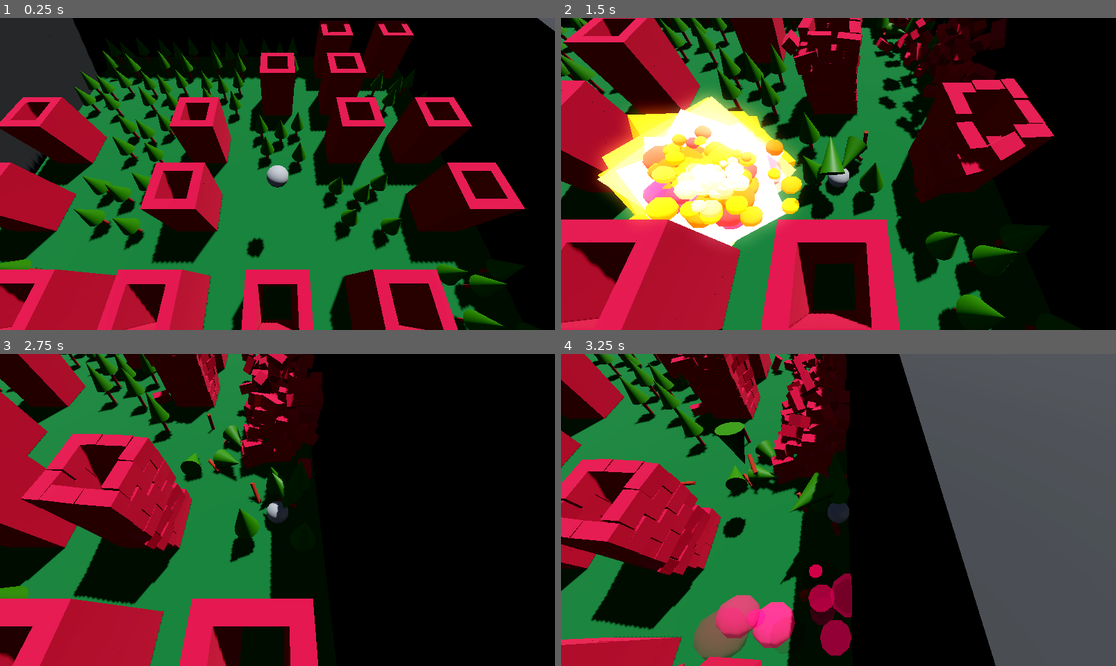
Above: before the commit, frames 1-4 (two rows, left to right).
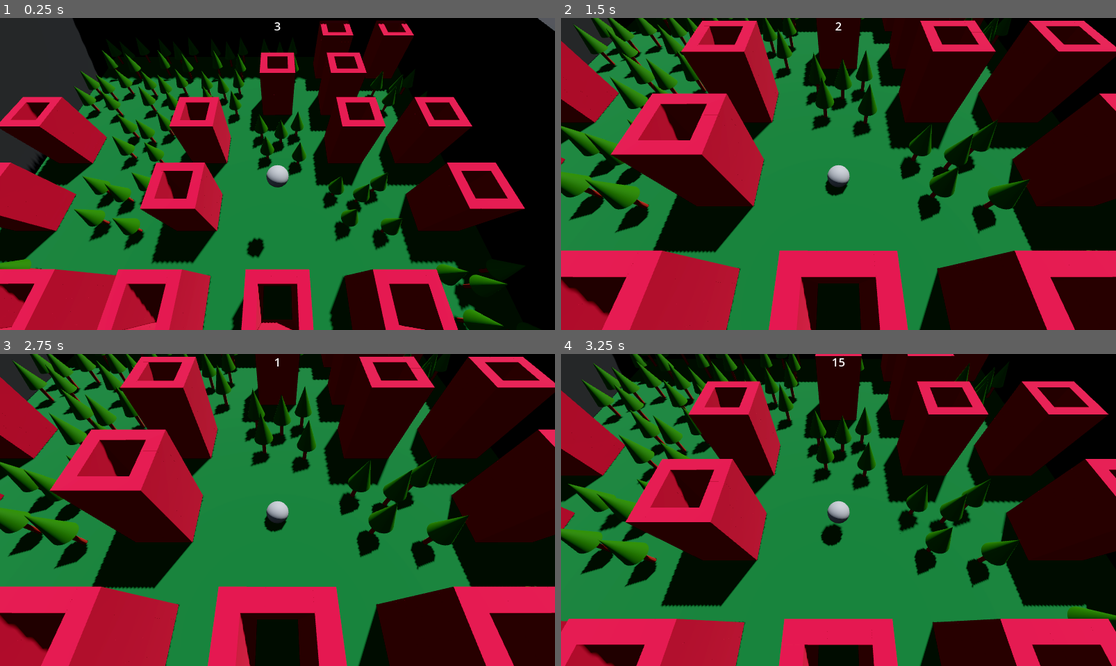
Above: after the commit, the same moments.

Repository: arocull/EnvisionJam2023
Game: Godot game, scene res://map/city.tscn
Two runs of this game, one before a commit and one after it. Both use one fixed random seed, a clock stepped at 60 frames per second and the inputs below. A sky picture missing from this copy of the repository is replaced by a grey-blue gradient.
Inputs (mouse positions are in pixels of both pictures, inside the frame that each line leads up to):
- Up to frame 1 (0.25 s): no input
- Up to frame 2 (1.5 s): move the mouse to (960, 158) at 0.52 s; press the mouse at (960, 158) at 0.53 s; hold D (move_right) 0.53-1.28 s; tap Space (move_jump) at 0.77 s; move the mouse to (727, 189) at 1.27 s; release the mouse at (727, 189) at 1.28 s; hold S (move_back) from 1.28 s (still down); click (727, 189) at 1.35 s
- Up to frame 3 (2.75 s): tap Space (move_jump) at 1.52 s; move the mouse to (333, 441) at 2.02 s; release S (move_back) at 2.03 s; press the mouse at (333, 441) at 2.03 s; hold D (move_right) from 2.03 s (still down)
- Up to frame 4 (3.25 s): move the mouse to (810, 572) at 2.77 s; release D (move_right) at 2.78 s; release the mouse at (810, 572) at 2.78 s; hold W (move_forward) from 2.78 s (still down); click (810, 572) at 2.85 s; tap Space (move_jump) at 3.02 s

The runs differ from the first frame. In frame 1, 1.6% of the frame differs, in the area x 0-100%, y 0-100%; in frame 2, 73%; in frame 3, 71%; in frame 4, 86%.

Commit message:
Base gameplay loop done

Diff:
--- a/efx/efx_manager.gd
+++ b/efx/efx_manager.gd
@@ -1,18 +1,16 @@
 extends Node
-
-signal gun(from: Vector3, to: Vector3)
 
 const EXPLOSION = preload("res://efx/explosion.tscn")
 
 # Called when the node enters the scene tree for the first time.
 func _ready():
-	gun.connect(placeExplosion)
+	pass
 
 # Called every frame. 'delta' is the elapsed time since the previous frame.
 func _process(delta):
 	pass
 
-func placeExplosion(from: Vector3, to: Vector3):
+func placeExplosion(at: Vector3):
 	var exp = EXPLOSION.instantiate()
-	exp.transform.origin = to
+	exp.transform.origin = at
 	get_tree().current_scene.add_child(exp)
--- a/efx/explosion.gd
+++ b/efx/explosion.gd
@@ -15,6 +15,7 @@
 	if not exploded:
 		exploded = true
 		var bodies = $Area3D.get_overlapping_bodies()
+		print(bodies.size())
 		for b in bodies:
 			if b is RigidBody3D:
 				var offset: Vector3 = b.global_position - global_position
--- a/efx/explosion.tscn
+++ b/efx/explosion.tscn
@@ -47,6 +47,8 @@
 draw_pass_1 = SubResource("BoxMesh_vtj4i")
 
 [node name="Area3D" type="Area3D" parent="."]
+collision_layer = 7
+collision_mask = 7
 input_ray_pickable = false
 
 [node name="CollisionShape3D" type="CollisionShape3D" parent="Area3D"]
--- a/map/city.tscn
+++ b/map/city.tscn
@@ -1,10 +1,11 @@
-[gd_scene load_steps=10 format=3 uid="uid://cuame5q4wgn55"]
+[gd_scene load_steps=12 format=3 uid="uid://cuame5q4wgn55"]
 
 [ext_resource type="Script" path="res://map/citygen.gd" id="1_lkkut"]
 [ext_resource type="PackedScene" uid="uid://dfnqkynxy5xwk" path="res://tiles/prebuilds/tower.tscn" id="2_hsiny"]
 [ext_resource type="Texture2D" uid="uid://k58t0y0o3wu5" path="res://map/environment/skidpan_2k.exr" id="3_btxs5"]
 [ext_resource type="PackedScene" uid="uid://bnqe7swv3siy6" path="res://player/player.tscn" id="3_dte54"]
 [ext_resource type="PackedScene" uid="uid://3643kn62milb" path="res://tiles/prebuilds/trees.tscn" id="3_dytnb"]
+[ext_resource type="PackedScene" uid="uid://bqy26krqprk6p" path="res://ui/ui_main.tscn" id="6_3hs46"]
 
 [sub_resource type="PanoramaSkyMaterial" id="PanoramaSkyMaterial_5mc8w"]
 panorama = ExtResource("3_btxs5")
@@ -22,6 +23,9 @@
 glow_enabled = true
 
 [sub_resource type="WorldBoundaryShape3D" id="WorldBoundaryShape3D_w5xy7"]
+
+[sub_resource type="WorldBoundaryShape3D" id="WorldBoundaryShape3D_ghe62"]
+plane = Plane(0, -1, 0, 0)
 
 [node name="city" type="Node3D"]
 script = ExtResource("1_lkkut")
@@ -41,6 +45,18 @@
 transform = Transform3D(1, 0, 0, 0, 1, 0, 0, 0, 1, 0, 4, 0)
 
 [node name="floor" type="StaticBody3D" parent="."]
+collision_layer = 255
+collision_mask = 255
 
 [node name="CollisionShape3D" type="CollisionShape3D" parent="floor"]
 shape = SubResource("WorldBoundaryShape3D_w5xy7")
+
+[node name="ceiling" type="StaticBody3D" parent="."]
+collision_layer = 255
+collision_mask = 255
+
+[node name="CollisionShape3D" type="CollisionShape3D" parent="ceiling"]
+transform = Transform3D(1, 0, 0, 0, 1, 0, 0, 0, 1, 0, 100, 0)
+shape = SubResource("WorldBoundaryShape3D_ghe62")
+
+[node name="ui_main" parent="." instance=ExtResource("6_3hs46")]
--- a/map/citygen.gd
+++ b/map/citygen.gd
@@ -42,7 +42,7 @@
 			bricks.append(child)
 			startTransforms.append(child.global_transform)
 
-func score():
+func score() -> float:
 	var sum: float = 0
 	var total: float = 0
 	for i in range(0,bricks.size()):
@@ -52,3 +52,4 @@
 		total += b.mass
 
 	print_debug("Score: ", sum / total)
+	return sum / total
--- a/player/movement.gd
+++ b/player/movement.gd
@@ -1,14 +1,20 @@
 extends RigidBody3D
+
+const ROCKET = preload("res://player/rocket.tscn")
 
 @export var force_movement: float = 250
 @export var jump_force: float = 50
+@export var max_attack_cooldown: float = 0.1
 
-@onready var fire: bool = false
+@onready var attack_cooldown: float = max_attack_cooldown
 
 func _ready():
 	pass
 
 func _physics_process(delta):
+	if GameManager.phase != GameManager.PHASE.Game:
+		return
+
 	var ray = PhysicsRayQueryParameters3D.new()
 	ray.collision_mask = 1 << 0
 	ray.from = global_transform.origin
@@ -29,11 +35,12 @@
 
 	apply_central_force(Vector3(input_dir.x, 0, input_dir.y) * force_movement)
 
-	if fire:
+	attack_cooldown -= delta
+	if attack_cooldown <= 0 and Input.is_action_pressed("attack"):
 		fire_rocket()
 
 func fire_rocket():
-	fire = false
+	attack_cooldown = max_attack_cooldown
 	var mousePos = get_viewport().get_mouse_position()
 	var normal = get_viewport().get_camera_3d().project_ray_normal(mousePos)
 	var cam: Camera3D = get_viewport().get_camera_3d()
@@ -47,13 +54,15 @@
 	if depthCastResult.has("position"):
 		var pos: Vector3 = depthCastResult.get("position")
 
-		var guncast = PhysicsRayQueryParameters3D.create(
-			global_transform.origin,
-			pos,
-		)
-		guncast.hit_back_faces = false
-		guncast.hit_from_inside = false
+		var t: Transform3D = Transform3D()
+		t.origin = global_position
+		pos.y = t.origin.y
+		t = t.looking_at(pos).orthonormalized()
+		apply_central_impulse(t.basis.z * 25)
+		call_deferred("spawn_rocket", t)
 
-		var guncastResult = get_world_3d().direct_space_state.intersect_ray(depthCast)
-		if guncastResult.has("position"):
-			EFX.call_deferred("emit_signal", "gun", global_position, guncastResult.get("position"))
+func spawn_rocket(t: Transform3D):
+	var r = ROCKET.instantiate()
+
+	add_child(r)
+	r.global_transform = t
--- a/player/player.gd
+++ b/player/player.gd
@@ -11,6 +11,3 @@
 	if event.is_action("quit"):
 		get_tree().current_scene.score()
 		get_tree().quit()
-
-	if event.is_action("attack"):
-		$RigidBody3D.fire = true
--- a/player/player.tscn
+++ b/player/player.tscn
@@ -11,6 +11,8 @@
 script = ExtResource("1_v6ny5")
 
 [node name="RigidBody3D" type="RigidBody3D" parent="."]
+collision_layer = 5
+collision_mask = 5
 mass = 10.0
 script = ExtResource("2_rx1pb")
 
--- /dev/null
+++ b/player/rocket.gd
@@ -0,0 +1,24 @@
+extends RigidBody3D
+
+var lifetime: float = 5
+@export var speed: float = 70
+
+# Called when the node enters the scene tree for the first time.
+func _ready():
+	call_deferred("thaw")
+
+func thaw():
+	freeze = false
+	linear_velocity = -global_transform.basis.z * speed
+
+func _physics_process(delta):
+	lifetime -= delta
+	if lifetime <= 0: # Explode on timeout
+		_explode()
+
+func _on_body_entered(_body):
+	_explode()
+
+func _explode():
+	EFX.call_deferred("placeExplosion", global_position)
+	queue_free()
--- /dev/null
+++ b/player/rocket.tscn
@@ -0,0 +1,36 @@
+[gd_scene load_steps=5 format=3 uid="uid://bv2k5hie54cfi"]
+
+[ext_resource type="Script" path="res://player/rocket.gd" id="1_o4mp4"]
+[ext_resource type="ArrayMesh" uid="uid://qar5fimgj7ti" path="res://player/rocket.obj" id="2_54n72"]
+
+[sub_resource type="SphereShape3D" id="SphereShape3D_wnd6v"]
+radius = 0.05
+
+[sub_resource type="StandardMaterial3D" id="StandardMaterial3D_34y75"]
+albedo_color = Color(0.941176, 0.486275, 0.027451, 1)
+metallic = 1.0
+roughness = 0.76
+emission_enabled = true
+emission = Color(0.839216, 0.486275, 0.0980392, 1)
+emission_energy_multiplier = 3.83
+
+[node name="rocket" type="RigidBody3D"]
+collision_layer = 2
+collision_mask = 2
+mass = 2.0
+gravity_scale = 0.0
+max_contacts_reported = 1
+contact_monitor = true
+can_sleep = false
+freeze = true
+script = ExtResource("1_o4mp4")
+
+[node name="CollisionShape3D" type="CollisionShape3D" parent="."]
+shape = SubResource("SphereShape3D_wnd6v")
+
+[node name="MeshInstance3D" type="MeshInstance3D" parent="."]
+transform = Transform3D(-1, 0, -8.74228e-08, 0, 1, 0, 8.74228e-08, 0, -1, 0, 0, 0)
+mesh = ExtResource("2_54n72")
+surface_material_override/0 = SubResource("StandardMaterial3D_34y75")
+
+[connection signal="body_entered" from="." to="." method="_on_body_entered"]
--- a/project.godot
+++ b/project.godot
@@ -18,6 +18,7 @@
 [autoload]
 
 EFX="*res://efx/efx_manager.gd"
+GameManager="*res://ui/game_manager.gd"
 
 [input]
 
@@ -56,3 +57,13 @@
 "events": [Object(InputEventMouseButton,"resource_local_to_scene":false,"resource_name":"","device":-1,"window_id":0,"a …(236 unchanged characters)…
 ]
 }
+
+[layer_names]
+
+3d_physics/layer_1="all"
+3d_physics/layer_2="destructible"
+3d_physics/layer_3="player"
+
+[rendering]
+
+anti_aliasing/quality/msaa_3d=1
--- a/tiles/materials/mat_wall.tres
+++ b/tiles/materials/mat_wall.tres
@@ -3,3 +3,7 @@
 [resource]
 albedo_color = Color(0.207843, 0.207843, 0.207843, 1)
 roughness = 0.95
+proximity_fade_distance = 2.0
+distance_fade_mode = 2
+distance_fade_min_distance = 1.0
+distance_fade_max_distance = 3.0
--- a/tiles/prebuilds/wall.tscn
+++ b/tiles/prebuilds/wall.tscn
@@ -7,12 +7,15 @@
 size = Vector3(5, 100, 5)
 
 [sub_resource type="BoxMesh" id="BoxMesh_u4se5"]
+material = ExtResource("2_8i8dx")
 size = Vector3(5, 8, 5)
 
 [node name="wall" type="Node3D"]
 script = ExtResource("1_r2pry")
 
 [node name="StaticBody3D" type="StaticBody3D" parent="."]
+collision_layer = 7
+collision_mask = 0
 
 [node name="CollisionShape3D" type="CollisionShape3D" parent="StaticBody3D"]
 transform = Transform3D(1, 0, 0, 0, 1, 0, 0, 0, 1, 0, 50, 0)
@@ -20,5 +23,4 @@
 
 [node name="MeshInstance3D" type="MeshInstance3D" parent="."]
 transform = Transform3D(1, 0, 0, 0, 1, 0, 0, 0, 1, 0, 4, 0)
-material_override = ExtResource("2_8i8dx")
 mesh = SubResource("BoxMesh_u4se5")
--- a/tiles/props/brick.tscn
+++ b/tiles/props/brick.tscn
@@ -10,6 +10,7 @@
 size = Vector3(0.5, 0.5, 1)
 
 [node name="brick" type="RigidBody3D" groups=["destructible"]]
+collision_layer = 3
 mass = 2.0
 
 [node name="CollisionShape3D" type="CollisionShape3D" parent="."]
--- a/tiles/props/halfbrick.tscn
+++ b/tiles/props/halfbrick.tscn
@@ -10,6 +10,7 @@
 size = Vector3(0.5, 0.5, 0.5)
 
 [node name="halfbrick" type="RigidBody3D" groups=["destructible"]]
+collision_layer = 3
 
 [node name="CollisionShape3D" type="CollisionShape3D" parent="."]
 shape = SubResource("BoxShape3D_82xct")
--- a/tiles/props/tree.tscn
+++ b/tiles/props/tree.tscn
@@ -31,7 +31,8 @@
 
 [node name="tree" type="Node3D"]
 
-[node name="trunk" type="RigidBody3D" parent="."]
+[node name="trunk" type="RigidBody3D" parent="." groups=["destructible"]]
+collision_layer = 3
 mass = 4.0
 
 [node name="CollisionShape3D" type="CollisionShape3D" parent="trunk"]
@@ -40,8 +41,9 @@
 [node name="MeshInstance3D" type="MeshInstance3D" parent="trunk"]
 mesh = SubResource("CylinderMesh_x58mf")
 
-[node name="leaves" type="RigidBody3D" parent="."]
+[node name="leaves" type="RigidBody3D" parent="." groups=["destructible"]]
 transform = Transform3D(1, 0, 0, 0, 1, 0, 0, 0, 1, 0, 1, 0)
+collision_layer = 3
 mass = 8.0
 
 [node name="CollisionShape3D" type="CollisionShape3D" parent="leaves"]
--- /dev/null
+++ b/ui/game_manager.gd
@@ -0,0 +1,35 @@
+extends Control
+
+enum PHASE {
+	Startup,
+	Game,
+	Results,
+}
+
+signal enter_phase(newPhase: int)
+signal earn_score(score: float)
+
+var timer: float = 3
+var lastScore: float = 0
+var phase: int = PHASE.Startup
+
+func _process(delta):
+	timer -= delta
+
+	if timer <= 0:
+		switchPhase()
+
+func switchPhase():
+	match phase:
+		PHASE.Startup:
+			timer = 15
+			phase = PHASE.Game
+		PHASE.Game:
+			timer = 3
+			phase = PHASE.Results
+			emit_signal("earn_score", get_tree().current_scene.score())
+		PHASE.Results:
+			timer = 3
+			phase = PHASE.Startup
+			get_tree().reload_current_scene()
+	emit_signal("enter_phase", phase)
--- /dev/null
+++ b/ui/score_screen.tscn
@@ -0,0 +1,35 @@
+[gd_scene format=3 uid="uid://drorrcmkch7r5"]
+
+[node name="score_screen" type="Control"]
+layout_mode = 3
+anchors_preset = 15
+anchor_right = 1.0
+anchor_bottom = 1.0
+grow_horizontal = 2
+grow_vertical = 2
+
+[node name="your_score" type="Label" parent="."]
+layout_mode = 1
+anchors_preset = 15
+anchor_right = 1.0
+anchor_bottom = 1.0
+offset_top = -64.0
+offset_bottom = -64.0
+grow_horizontal = 2
+grow_vertical = 2
+theme_override_font_sizes/font_size = 24
+text = "your score"
+horizontal_alignment = 1
+vertical_alignment = 1
+
+[node name="Score" type="Label" parent="."]
+layout_mode = 1
+anchors_preset = 15
+anchor_right = 1.0
+anchor_bottom = 1.0
+grow_horizontal = 2
+grow_vertical = 2
+theme_override_font_sizes/font_size = 128
+text = "999999"
+horizontal_alignment = 1
+vertical_alignment = 1
--- /dev/null
+++ b/ui/ui_main.gd
@@ -0,0 +1,16 @@
+extends Control
+
+func _ready():
+	GameManager.connect("earn_score", show_score)
+
+func show_score(newScore: float):
+	$score_screen/Score.text = str(roundf(newScore * 1000))
+
+# Called every frame. 'delta' is the elapsed time since the previous frame.
+func _process(delta):
+	if GameManager.phase == GameManager.PHASE.Results:
+		$score_screen.visible = true
+	else:
+		$score_screen.visible = false
+
+	$countdown.text = str(ceilf(GameManager.timer))
--- /dev/null
+++ b/ui/ui_main.tscn
@@ -0,0 +1,26 @@
+[gd_scene load_steps=3 format=3 uid="uid://bqy26krqprk6p"]
+
+[ext_resource type="Script" path="res://ui/ui_main.gd" id="1_5fxdf"]
+[ext_resource type="PackedScene" uid="uid://drorrcmkch7r5" path="res://ui/score_screen.tscn" id="1_523oj"]
+
+[node name="ui_main" type="Control"]
+layout_mode = 3
+anchors_preset = 15
+anchor_right = 1.0
+anchor_bottom = 1.0
+grow_horizontal = 2
+grow_vertical = 2
+script = ExtResource("1_5fxdf")
+
+[node name="score_screen" parent="." instance=ExtResource("1_523oj")]
+layout_mode = 1
+
+[node name="countdown" type="Label" parent="."]
+layout_mode = 1
+anchors_preset = 10
+anchor_right = 1.0
+offset_bottom = 23.0
+grow_horizontal = 2
+theme_override_font_sizes/font_size = 24
+text = "30"
+horizontal_alignment = 1
Not shown, added: player/rocket.mtl
Not shown, added: player/rocket.obj
Not shown, added: player/rocket.obj.import
